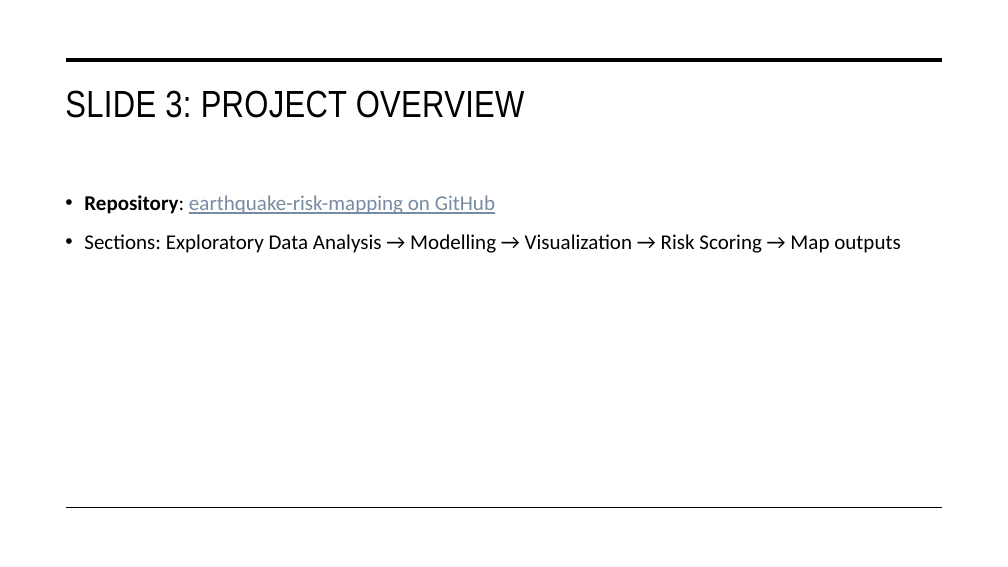
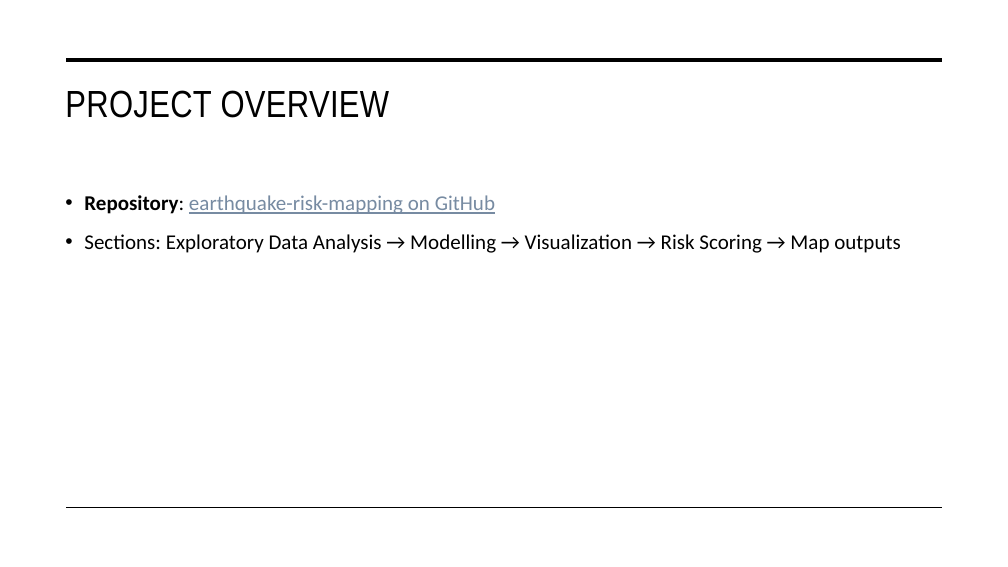
Before and after one commit to Prasanna2989/earthquake-risk-mapping, a slide deck: slide 3 of Presentation/Erathquake-risk-mapping.pptx. Drawn at 1008x567 pixels with LibreOffice and Linux fonts; fonts in the diff are those of the drawing. Boxes give left, top, right and bottom in pixels: in the first picture for what was removed or moved away, otherwise in the second. Text is boxed around its words. In the diff, an @@ line names an element or a change of style, - is before the commit and + after.

```diff
--- a/Presentation/Erathquake-risk-mapping.pptx
+++ b/Presentation/Erathquake-risk-mapping.pptx
@@ title at (65, 90, 390, 118): text changed @@
-SLIDE 3: PROJECT OVERVIEW
+PROJECT OVERVIEW
```
Also in this commit, not shown: 2 other slides changed.
